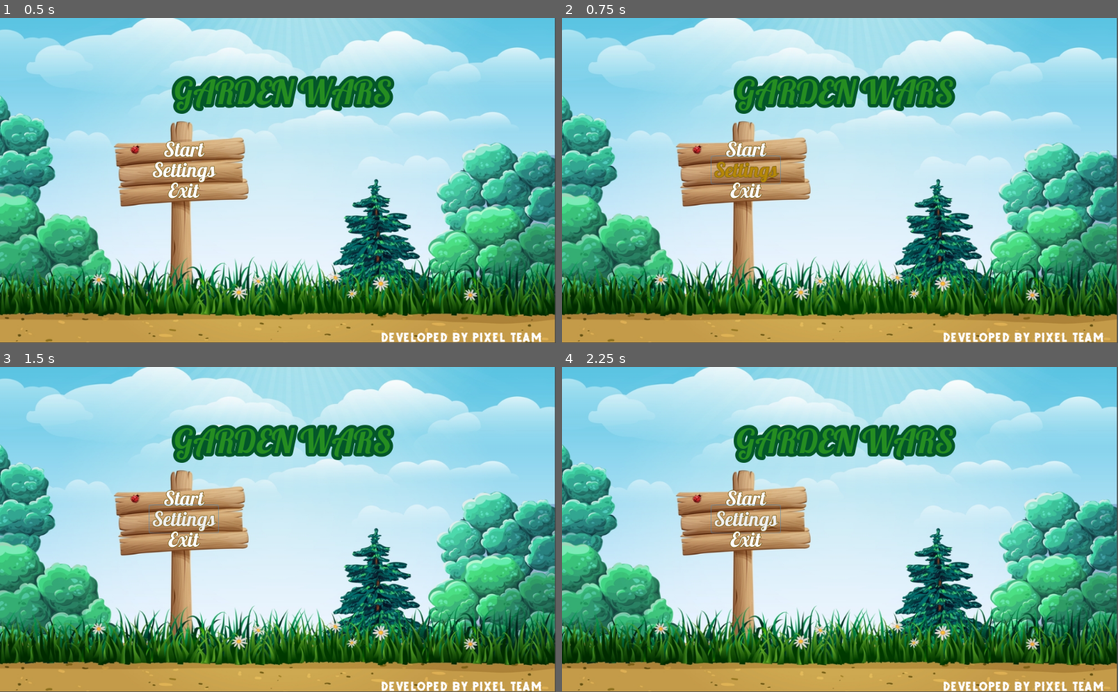
Above: before the commit, frames 1-4 (two rows, left to right).
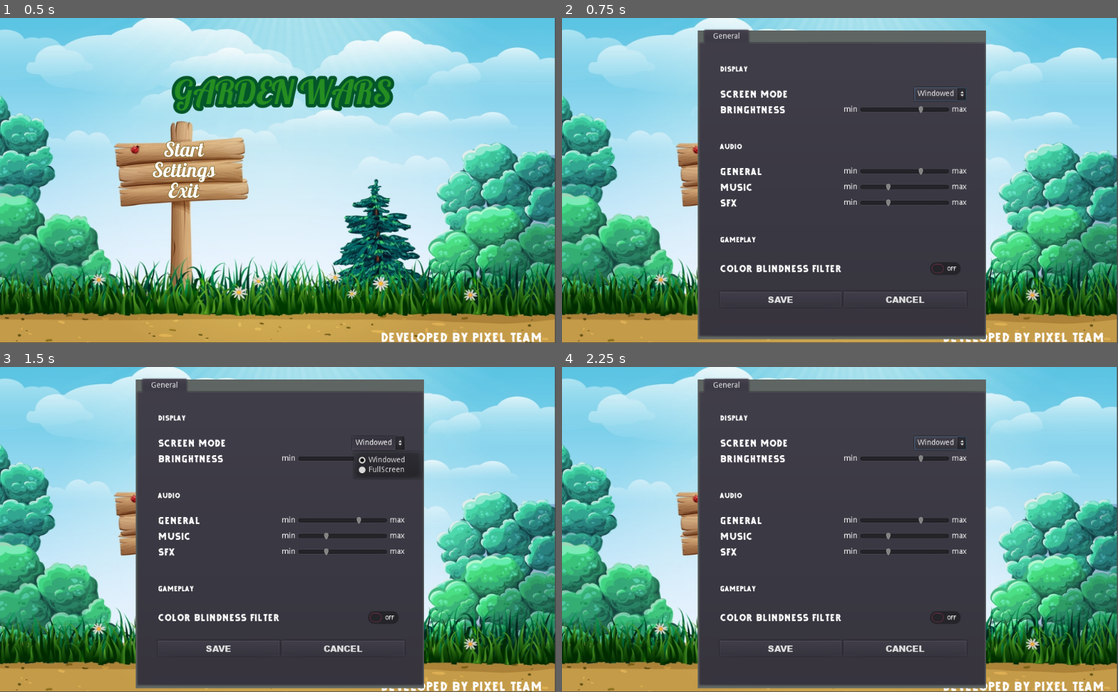
Above: after the commit, the same moments.

Repository: am-camila/Garden-Wars
Game: Godot game, scene res://models/Main/Main.tscn
The game is run twice, just before and just after one commit, with the same random seed, the same clock (stepped at 60 frames per second) and the same inputs.
Inputs (mouse positions are in pixels of both pictures, inside the frame that each line leads up to):
- Up to frame 1 (0.5 s): no input
- Up to frame 2 (0.75 s): click "Settings" at 0.5 s
- Up to frame 3 (1.5 s): click (378, 441) at 1.25 s, where only the run after the commit has a clickable "Windowed"
- Up to frame 4 (2.25 s): click (906, 617) at 2.02 s

Frame 1 is identical in both runs. In frame 2, 49% of the frame differs, in the area x 24-77%, y 3-99%; in frame 3, 49%; in frame 4, 49%.

Commit message:
agrego main menu, settings y menu de pausa

Diff:
--- /dev/null
+++ b/src/default_bus_layout.tres
@@ -0,0 +1,15 @@
+[gd_resource type="AudioBusLayout" format=2]
+
+[resource]
+bus/1/name = "Music"
+bus/1/solo = false
+bus/1/mute = false
+bus/1/bypass_fx = false
+bus/1/volume_db = 0.0
+bus/1/send = "Master"
+bus/2/name = "SFX"
+bus/2/solo = false
+bus/2/mute = false
+bus/2/bypass_fx = false
+bus/2/volume_db = 0.0
+bus/2/send = "Master"
--- /dev/null
+++ b/src/globals/settings/Settings.gd
@@ -0,0 +1,34 @@
+extends Node
+
+
+#Signals
+
+signal brightness_changed(value)
+signal display_settings(value)
+
+
+func _ready():
+	pass
+
+
+#Display settings
+
+func change_display_mode(value):
+	OS.window_fullscreen = value
+
+
+func change_brightness(value):
+	emit_signal("brightness_changed",value)
+
+#Audio settings
+
+func change_master_volumen(vol):
+	AudioServer.set_bus_volume_db(0,vol)
+
+
+func change_music_volumen(vol):
+	AudioServer.set_bus_volume_db(1,vol)
+
+
+func change_sfx_volumen(vol):
+	AudioServer.set_bus_volume_db(2,vol)
--- /dev/null
+++ b/src/globals/settings/Settings.tscn
@@ -0,0 +1,6 @@
+[gd_scene load_steps=2 format=2]
+
+[ext_resource path="res://globals/settings/Settings.gd" type="Script" id=1]
+
+[node name="Settings" type="Node"]
+script = ExtResource( 1 )
--- a/src/models/Hud/HUD.gd
+++ b/src/models/Hud/HUD.gd
@@ -38,3 +38,7 @@
 
 func _on_ExitButton_pressed():
 	get_tree().quit()
+
+
+func _on_SettingsButton_pressed():
+	$Settings.popup_centered()
--- a/src/models/Hud/HUD.tscn
+++ b/src/models/Hud/HUD.tscn
@@ -1,10 +1,11 @@
-[gd_scene load_steps=11 format=2]
+[gd_scene load_steps=12 format=2]
 
 [ext_resource path="res://models/Hud/HUD.gd" type="Script" id=1]
 [ext_resource path="res://fonts/Lobster-Regular.ttf" type="DynamicFontData" id=2]
 [ext_resource path="res://assets/songs/Menu_music_theme.ogg" type="AudioStream" id=3]
 [ext_resource path="res://assets/img/menu.jpg" type="Texture" id=4]
 [ext_resource path="res://fonts/Debug.otf" type="DynamicFontData" id=5]
+[ext_resource path="res://models/Hud/Settings.tscn" type="PackedScene" id=6]
 
 [sub_resource type="DynamicFont" id=1]
 size = 37
@@ -53,6 +54,7 @@
 [node name="HubTheme" type="AudioStreamPlayer2D" parent="."]
 stream = ExtResource( 3 )
 autoplay = true
+bus = "Music"
 
 [node name="Title" type="Label" parent="."]
 margin_left = 321.0
@@ -87,9 +89,11 @@
 [node name="StartButton" type="Button" parent="VBoxContainer"]
 margin_right = 129.0
 margin_bottom = 53.0
+focus_mode = 0
 custom_colors/font_color = Color( 1, 1, 1, 1 )
 custom_colors/font_color_hover = Color( 0.713726, 0.533333, 0.0352941, 1 )
 custom_fonts/font = SubResource( 1 )
+enabled_focus_mode = 0
 text = "Start"
 flat = true
 icon_align = 1
@@ -98,9 +102,11 @@
 margin_top = 38.0
 margin_right = 129.0
 margin_bottom = 91.0
+focus_mode = 0
 custom_colors/font_color = Color( 1, 1, 1, 1 )
 custom_colors/font_color_hover = Color( 0.713726, 0.533333, 0.0352941, 1 )
 custom_fonts/font = SubResource( 5 )
+enabled_focus_mode = 0
 text = "Settings"
 flat = true
 icon_align = 1
@@ -109,13 +115,18 @@
 margin_top = 76.0
 margin_right = 129.0
 margin_bottom = 129.0
+focus_mode = 0
 custom_colors/font_color = Color( 1, 1, 1, 1 )
 custom_colors/font_color_hover = Color( 0.713726, 0.533333, 0.0352941, 1 )
 custom_fonts/font = SubResource( 2 )
+enabled_focus_mode = 0
 text = "Exit"
 flat = true
 icon_align = 1
 
+[node name="Settings" parent="." instance=ExtResource( 6 )]
+
 [connection signal="timeout" from="MessageTimer" to="." method="_on_MessageTimer_timeout"]
 [connection signal="pressed" from="VBoxContainer/StartButton" to="." method="_on_StartButton_pressed"]
+[connection signal="pressed" from="VBoxContainer/SettingsButton" to="." method="_on_SettingsButton_pressed"]
 [connection signal="pressed" from="VBoxContainer/ExitButton" to="." method="_on_ExitButton_pressed"]
--- /dev/null
+++ b/src/models/Hud/PauseMenu.gd
@@ -0,0 +1,27 @@
+extends CanvasLayer
+
+onready var settings = $Settings
+
+
+signal display_settings
+
+func _ready():
+	pass
+
+func _input(event):
+	if Input.is_action_just_pressed("ui_cancel"):
+		visible = not visible
+		get_tree().paused = not get_tree().paused
+
+func _on_ResumetButton_pressed():
+	get_tree().paused = false
+	hide()
+
+
+func _on_SettingsButton_pressed():
+	settings.popup()
+
+
+
+func _on_MainMenuButton_pressed():
+	get_tree().change_scene("res://models/Main/Main.tscn")
--- /dev/null
+++ b/src/models/Hud/PauseMenu.tscn
@@ -0,0 +1,91 @@
+[gd_scene load_steps=7 format=2]
+
+[ext_resource path="res://fonts/Lobster-Regular.ttf" type="DynamicFontData" id=1]
+[ext_resource path="res://models/Hud/PauseMenu.gd" type="Script" id=2]
+[ext_resource path="res://models/Hud/Settings.tscn" type="PackedScene" id=3]
+
+[sub_resource type="DynamicFont" id=1]
+size = 37
+outline_size = 1
+outline_color = Color( 0.486275, 0.384314, 0.113725, 1 )
+font_data = ExtResource( 1 )
+
+[sub_resource type="DynamicFont" id=2]
+size = 37
+outline_size = 1
+outline_color = Color( 0.486275, 0.384314, 0.113725, 1 )
+font_data = ExtResource( 1 )
+
+[sub_resource type="DynamicFont" id=3]
+size = 37
+outline_size = 1
+outline_color = Color( 0.486275, 0.384314, 0.113725, 1 )
+font_data = ExtResource( 1 )
+
+[node name="PauseMenu" type="CanvasLayer"]
+script = ExtResource( 2 )
+
+[node name="ColorRect2" type="ColorRect" parent="."]
+margin_right = 1023.0
+margin_bottom = 599.0
+color = Color( 0.533333, 0.533333, 0.533333, 1 )
+
+[node name="ColorRect" type="ColorRect" parent="."]
+margin_left = 415.0
+margin_top = 173.0
+margin_right = 594.0
+margin_bottom = 349.0
+color = Color( 0.396078, 0.388235, 0.337255, 1 )
+
+[node name="VBoxContainer" type="VBoxContainer" parent="."]
+margin_left = 413.0
+margin_top = 168.0
+margin_right = 542.0
+margin_bottom = 335.0
+custom_constants/separation = -15
+alignment = 1
+
+[node name="ResumeButton" type="Button" parent="VBoxContainer"]
+margin_top = 19.0
+margin_right = 178.0
+margin_bottom = 72.0
+focus_mode = 0
+custom_colors/font_color = Color( 1, 1, 1, 1 )
+custom_colors/font_color_hover = Color( 0.713726, 0.533333, 0.0352941, 1 )
+custom_fonts/font = SubResource( 1 )
+enabled_focus_mode = 0
+text = "Resume"
+flat = true
+icon_align = 1
+
+[node name="SettingsButton" type="Button" parent="VBoxContainer"]
+margin_top = 57.0
+margin_right = 178.0
+margin_bottom = 110.0
+focus_mode = 0
+custom_colors/font_color = Color( 1, 1, 1, 1 )
+custom_colors/font_color_hover = Color( 0.713726, 0.533333, 0.0352941, 1 )
+custom_fonts/font = SubResource( 2 )
+enabled_focus_mode = 0
+text = "Settings"
+flat = true
+icon_align = 1
+
+[node name="MainMenuButton" type="Button" parent="VBoxContainer"]
+margin_top = 95.0
+margin_right = 178.0
+margin_bottom = 148.0
+focus_mode = 0
+custom_colors/font_color = Color( 1, 1, 1, 1 )
+custom_colors/font_color_hover = Color( 0.713726, 0.533333, 0.0352941, 1 )
+custom_fonts/font = SubResource( 3 )
+enabled_focus_mode = 0
+text = "Main Menu"
+flat = true
+icon_align = 1
+
+[node name="Settings" parent="." instance=ExtResource( 3 )]
+
+[connection signal="pressed" from="VBoxContainer/ResumeButton" to="." method="_on_ResumetButton_pressed"]
+[connection signal="pressed" from="VBoxContainer/SettingsButton" to="." method="_on_SettingsButton_pressed"]
+[connection signal="pressed" from="VBoxContainer/MainMenuButton" to="." method="_on_MainMenuButton_pressed"]
--- /dev/null
+++ b/src/models/Hud/Settings.gd
@@ -0,0 +1,48 @@
+extends Popup
+
+
+
+#Video Settings
+onready var mode_btn = $TabsSettings/General/MarginContainer/VideoContainer/ModeOption
+onready var bringhtness_btn = $TabsSettings/General/MarginContainer/VideoContainer/GeneralVolumen2/BringhtnessBar
+
+#Audio Settings
+onready var genera_bar = $TabsSettings/General/MarginContainer/VideoContainer/GeneralVolumen/GeneralBar
+onready var music_bar = $TabsSettings/General/MarginContainer/VideoContainer/MusicVolumen/MusicBar
+onready var sfx_bar = $TabsSettings/General/MarginContainer/VideoContainer/SfxVolumen/SfxBar
+
+#Gameplay Settings
+onready var blinghtness_btn = $TabsSettings/General/MarginContainer/VideoContainer/BlindnessOption
+
+func _ready():
+	pass
+
+
+func _on_ModeOption_item_selected(index):
+	SETTINGS.change_display_mode(index)
+
+
+
+func _on_BringhtnessBar_value_changed(value):
+	print("cambie a "+str(value))
+
+
+
+func _on_GeneralBar_value_changed(value):
+	SETTINGS.change_master_volumen(value)
+
+
+func _on_MusicBar_value_changed(value):
+	SETTINGS.change_master_volumen(value)
+
+
+func _on_SfxBar_value_changed(value):
+	SETTINGS.change_master_volumen(value)
+
+
+func _on_BlindnessOption_pressed():
+	pass # Replace with function body.
+
+
+func _on_Close_pressed():
+	hide()
--- /dev/null
+++ b/src/models/Hud/Settings.tscn
@@ -0,0 +1,337 @@
+[gd_scene load_steps=8 format=2]
+
+[ext_resource path="res://fonts/Debug.otf" type="DynamicFontData" id=1]
+[ext_resource path="res://models/Hud/Settings.gd" type="Script" id=2]
+[ext_resource path="res://fonts/ariblk.ttf" type="DynamicFontData" id=3]
+
+[sub_resource type="DynamicFont" id=1]
+size = 20
+font_data = ExtResource( 1 )
+
+[sub_resource type="DynamicFont" id=2]
+size = 27
+font_data = ExtResource( 1 )
+
+[sub_resource type="DynamicFont" id=4]
+font_data = ExtResource( 3 )
+
+[sub_resource type="DynamicFont" id=5]
+font_data = ExtResource( 3 )
+
+[node name="Settings" type="Popup"]
+anchor_left = 0.5
+anchor_top = 0.5
+anchor_right = 0.5
+anchor_bottom = 0.5
+margin_left = -344.5
+margin_top = -264.0
+margin_right = 344.5
+margin_bottom = 264.0
+popup_exclusive = true
+script = ExtResource( 2 )
+
+[node name="ColorRect" type="ColorRect" parent="."]
+anchor_right = 1.0
+anchor_bottom = 1.0
+margin_left = 83.0
+margin_top = -13.0
+margin_right = -75.0
+margin_bottom = 29.0
+color = Color( 0.376471, 0.4, 0.392157, 1 )
+
+[node name="TabsSettings" type="TabContainer" parent="."]
+anchor_right = 1.0
+anchor_bottom = 1.0
+margin_left = 86.5
+margin_top = -14.0
+margin_right = -78.5
+margin_bottom = 22.0
+tab_align = 0
+
+[node name="General" type="Tabs" parent="TabsSettings"]
+anchor_right = 1.0
+anchor_bottom = 1.0
+margin_left = 4.0
+margin_top = 32.0
+margin_right = -4.0
+margin_bottom = -4.0
+tab_align = 0
+
+[node name="MarginContainer" type="MarginContainer" parent="TabsSettings/General"]
+margin_left = 33.0
+margin_top = 31.0
+margin_right = 487.0
+margin_bottom = 524.0
+
+[node name="VideoContainer" type="GridContainer" parent="TabsSettings/General/MarginContainer"]
+margin_right = 454.0
+margin_bottom = 493.0
+columns = 2
+
+[node name="DisplayLabel2" type="Label" parent="TabsSettings/General/MarginContainer/VideoContainer"]
+margin_right = 224.0
+margin_bottom = 39.0
+custom_fonts/font = SubResource( 1 )
+text = "Display
+"
+
+[node name="DisplayB" type="Label" parent="TabsSettings/General/MarginContainer/VideoContainer"]
+margin_left = 228.0
+margin_top = 10.0
+margin_right = 454.0
+margin_bottom = 28.0
+custom_fonts/font = SubResource( 1 )
+
+[node name="Mode" type="Label" parent="TabsSettings/General/MarginContainer/VideoContainer"]
+margin_top = 43.0
+margin_right = 224.0
+margin_bottom = 68.0
+custom_fonts/font = SubResource( 2 )
+text = "Screen Mode"
+
+[node name="ModeOption" type="OptionButton" parent="TabsSettings/General/MarginContainer/VideoContainer"]
+margin_left = 358.0
+margin_top = 43.0
+margin_right = 454.0
+margin_bottom = 68.0
+size_flags_horizontal = 10
+text = "Windowed"
+items = [ "Windowed", null, false, 0, null, "FullScreen", null, false, 1, null ]
+selected = 0
+
+[node name="Bringhtness" type="Label" parent="TabsSettings/General/MarginContainer/VideoContainer"]
+margin_top = 72.0
+margin_right = 224.0
+margin_bottom = 97.0
+custom_fonts/font = SubResource( 2 )
+text = "Bringhtness"
+
+[node name="GeneralVolumen2" type="HBoxContainer" parent="TabsSettings/General/MarginContainer/VideoContainer"]
+margin_left = 228.0
+margin_top = 72.0
+margin_right = 454.0
+margin_bottom = 97.0
+
+[node name="Min" type="Label" parent="TabsSettings/General/MarginContainer/VideoContainer/GeneralVolumen2"]
+margin_top = 5.0
+margin_right = 25.0
+margin_bottom = 19.0
+text = "min"
+
+[node name="BringhtnessBar" type="HSlider" parent="TabsSettings/General/MarginContainer/VideoContainer/GeneralVolumen2"]
+margin_left = 29.0
+margin_right = 195.0
+margin_bottom = 25.0
+size_flags_horizontal = 11
+size_flags_vertical = 1
+min_value = -50.0
+max_value = 0.0
+value = -15.0
+rounded = true
+
+[node name="Max" type="Label" parent="TabsSettings/General/MarginContainer/VideoContainer/GeneralVolumen2"]
+margin_left = 199.0
+margin_top = 5.0
+margin_right = 226.0
+margin_bottom = 19.0
+text = "max"
+align = 2
+valign = 1
+
+[node name="VolumenLabel" type="Label" parent="TabsSettings/General/MarginContainer/VideoContainer"]
+margin_top = 101.0
+margin_right = 224.0
+margin_bottom = 182.0
+custom_fonts/font = SubResource( 1 )
+text = "
+
+Audio
+"
+
+[node name="volumenB" type="Label" parent="TabsSettings/General/MarginContainer/VideoContainer"]
+margin_left = 228.0
+margin_top = 132.0
+margin_right = 454.0
+margin_bottom = 150.0
+custom_fonts/font = SubResource( 1 )
+
+[node name="Sound" type="Label" parent="TabsSettings/General/MarginContainer/VideoContainer"]
+margin_top = 186.0
+margin_right = 224.0
+margin_bottom = 211.0
+custom_fonts/font = SubResource( 2 )
+text = "General"
+
+[node name="GeneralVolumen" type="HBoxContainer" parent="TabsSettings/General/MarginContainer/VideoContainer"]
+margin_left = 228.0
+margin_top = 186.0
+margin_right = 454.0
+margin_bottom = 211.0
+
+[node name="Min" type="Label" parent="TabsSettings/General/MarginContainer/VideoContainer/GeneralVolumen"]
+margin_top = 5.0
+margin_right = 25.0
+margin_bottom = 19.0
+text = "min"
+
+[node name="GeneralBar" type="HSlider" parent="TabsSettings/General/MarginContainer/VideoContainer/GeneralVolumen"]
+margin_left = 29.0
+margin_right = 195.0
+margin_bottom = 25.0
+size_flags_horizontal = 11
+size_flags_vertical = 1
+min_value = -50.0
+max_value = 0.0
+value = -15.0
+rounded = true
+
+[node name="Max" type="Label" parent="TabsSettings/General/MarginContainer/VideoContainer/GeneralVolumen"]
+margin_left = 199.0
+margin_top = 5.0
+margin_right = 226.0
+margin_bottom = 19.0
+text = "max"
+align = 2
+valign = 1
+
+[node name="Music" type="Label" parent="TabsSettings/General/MarginContainer/VideoContainer"]
+margin_top = 215.0
+margin_right = 224.0
+margin_bottom = 240.0
+custom_fonts/font = SubResource( 2 )
+text = "Music"
+
+[node name="MusicVolumen" type="HBoxContainer" parent="TabsSettings/General/MarginContainer/VideoContainer"]
+margin_left = 228.0
+margin_top = 215.0
+margin_right = 454.0
+margin_bottom = 240.0
+
+[node name="Min" type="Label" parent="TabsSettings/General/MarginContainer/VideoContainer/MusicVolumen"]
+margin_top = 5.0
+margin_right = 25.0
+margin_bottom = 19.0
+text = "min"
+
+[node name="MusicBar" type="HSlider" parent="TabsSettings/General/MarginContainer/VideoContainer/MusicVolumen"]
+margin_left = 29.0
+margin_right = 195.0
+margin_bottom = 25.0
+size_flags_horizontal = 11
+size_flags_vertical = 1
+min_value = -30.0
+max_value = 20.0
+value = -15.0
+rounded = true
+
+[node name="Max" type="Label" parent="TabsSettings/General/MarginContainer/VideoContainer/MusicVolumen"]
+margin_left = 199.0
+margin_top = 5.0
+margin_right = 226.0
+margin_bottom = 19.0
+text = "max"
+align = 2
+valign = 1
+
+[node name="SFX" type="Label" parent="TabsSettings/General/MarginContainer/VideoContainer"]
+margin_top = 244.0
+margin_right = 224.0
+margin_bottom = 269.0
+custom_fonts/font = SubResource( 2 )
+text = "SFX"
+
+[node name="SfxVolumen" type="HBoxContainer" parent="TabsSettings/General/MarginContainer/VideoContainer"]
+margin_left = 228.0
+margin_top = 244.0
+margin_right = 454.0
+margin_bottom = 269.0
+
+[node name="Min" type="Label" parent="TabsSettings/General/MarginContainer/VideoContainer/SfxVolumen"]
+margin_top = 5.0
+margin_right = 25.0
+margin_bottom = 19.0
+text = "min"
+
+[node name="SfxBar" type="HSlider" parent="TabsSettings/General/MarginContainer/VideoContainer/SfxVolumen"]
+margin_left = 29.0
+margin_right = 195.0
+margin_bottom = 25.0
+size_flags_horizontal = 11
+size_flags_vertical = 1
+min_value = -30.0
+max_value = 20.0
+value = -15.0
+rounded = true
+
+[node name="Max" type="Label" parent="TabsSettings/General/MarginContainer/VideoContainer/SfxVolumen"]
+margin_left = 199.0
+margin_top = 5.0
+margin_right = 226.0
+margin_bottom = 19.0
+text = "max"
+align = 2
+valign = 1
+
+[node name="Gameplay label" type="Label" parent="TabsSettings/General/MarginContainer/VideoContainer"]
+margin_top = 273.0
+margin_right = 224.0
+margin_bottom = 354.0
+custom_fonts/font = SubResource( 1 )
+text = "
+
+Gameplay
+"
+
+[node name="Gameplay label2" type="Label" parent="TabsSettings/General/MarginContainer/VideoContainer"]
+margin_left = 228.0
+margin_top = 304.0
+margin_right = 454.0
+margin_bottom = 322.0
+custom_fonts/font = SubResource( 1 )
+
+[node name="Blindness" type="Label" parent="TabsSettings/General/MarginContainer/VideoContainer"]
+margin_top = 365.0
+margin_right = 224.0
+margin_bottom = 390.0
+custom_fonts/font = SubResource( 2 )
+text = "Color Blindness Filter"
+
+[node name="BlindnessOption" type="CheckButton" parent="TabsSettings/General/MarginContainer/VideoContainer"]
+margin_left = 228.0
+margin_top = 358.0
+margin_right = 454.0
+margin_bottom = 398.0
+
+[node name="Vacio3" type="Label" parent="TabsSettings/General/MarginContainer/VideoContainer"]
+margin_top = 402.0
+margin_right = 224.0
+margin_bottom = 416.0
+
+[node name="Vacio4" type="Label" parent="TabsSettings/General/MarginContainer/VideoContainer"]
+margin_left = 228.0
+margin_top = 402.0
+margin_right = 454.0
+margin_bottom = 416.0
+
+[node name="Save" type="Button" parent="TabsSettings/General/MarginContainer/VideoContainer"]
+margin_top = 420.0
+margin_right = 224.0
+margin_bottom = 449.0
+custom_fonts/font = SubResource( 4 )
+text = "SAVE"
+
+[node name="Close" type="Button" parent="TabsSettings/General/MarginContainer/VideoContainer"]
+margin_left = 228.0
+margin_top = 420.0
+margin_right = 454.0
+margin_bottom = 449.0
+custom_fonts/font = SubResource( 5 )
+text = "CANCEL"
+
+[connection signal="item_selected" from="TabsSettings/General/MarginContainer/VideoContainer/ModeOption" to="." method="_on_ModeOption_item_selected"]
+[connection signal="value_changed" from="TabsSettings/General/MarginContainer/VideoContainer/GeneralVolumen2/BringhtnessBar" to="." method="_on_BringhtnessBar_value_changed"]
+[connection signal="value_changed" from="TabsSettings/General/MarginContainer/VideoContainer/GeneralVolumen/GeneralBar" to="." method="_on_GeneralBar_value_changed"]
+[connection signal="value_changed" from="TabsSettings/General/MarginContainer/VideoContainer/MusicVolumen/MusicBar" to="." method="_on_MusicBar_value_changed"]
+[connection signal="value_changed" from="TabsSettings/General/MarginContainer/VideoContainer/SfxVolumen/SfxBar" to="." method="_on_SfxBar_value_changed"]
+[connection signal="pressed" from="TabsSettings/General/MarginContainer/VideoContainer/BlindnessOption" to="." method="_on_BlindnessOption_pressed"]
+[connection signal="pressed" from="TabsSettings/General/MarginContainer/VideoContainer/Close" to="." method="_on_Close_pressed"]
--- a/src/models/Main/Main.gd
+++ b/src/models/Main/Main.gd
@@ -32,12 +32,18 @@
 	randomize()
 	$ExpBar.hide()
 
+
+
+
 func new_game():
 	$ExpBar.show()
 	time_wave = time_per_wave + (current_wave * time_per_wave * 0.5)
 	player.initialize(self, self)
 	see_wave_text()
 	$HUD.show_message("Get Ready")
+
+
+
 
 
 
--- a/src/models/Main/Main.tscn
+++ b/src/models/Main/Main.tscn
@@ -6,6 +6,7 @@
 [ext_resource path="res://fonts/ariblk.ttf" type="DynamicFontData" id=4]
 [ext_resource path="res://models/Hud/HUD.tscn" type="PackedScene" id=5]
 [ext_resource path="res://models/ExpBar/ExpBar.tscn" type="PackedScene" id=6]
+[ext_resource path="res://models/Hud/PauseMenu.tscn" type="PackedScene" id=7]
 
 [sub_resource type="Curve2D" id=1]
 _data = {
@@ -55,11 +56,16 @@
 [node name="HUD" parent="." instance=ExtResource( 5 )]
 
 [node name="ExpBar" parent="." instance=ExtResource( 6 )]
+visible = false
 margin_left = 20.0
 margin_top = 15.0
 margin_right = 176.0
 margin_bottom = 29.0
 
+[node name="PauseMenu" parent="." instance=ExtResource( 7 )]
+pause_mode = 2
+visible = false
+
 [connection signal="timeout" from="EnemiesTimer" to="." method="_on_EnemiesTimer_timeout"]
 [connection signal="timeout" from="PlayWaveTimer" to="." method="_on_PlayWaveTimer_timeout"]
 [connection signal="timeout" from="NumberWaveTimer" to="." method="_on_NumberWaveTimer_timeout"]
--- a/src/project.godot
+++ b/src/project.godot
@@ -39,6 +39,12 @@
 [autoload]
 
 GLOBALS="*res://globals/Globals.gd"
+SETTINGS="*res://globals/settings/Settings.gd"
+
+[display]
+
+window/stretch/mode="viewport"
+window/stretch/aspect="keep"
 
 [gui]
 
Not shown: 1 places in src/models/Main/Main.tscn that only renumber resources
